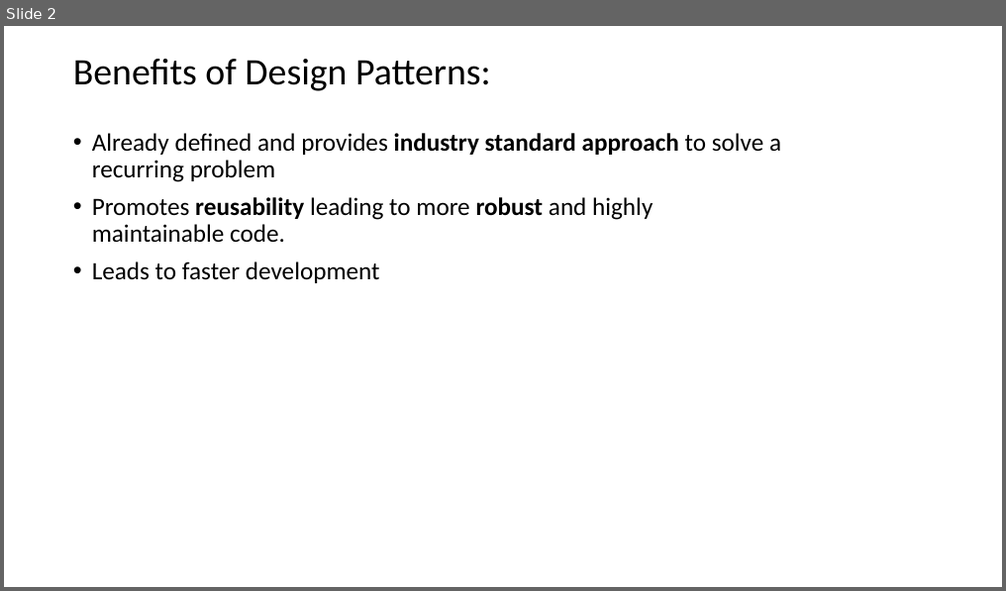
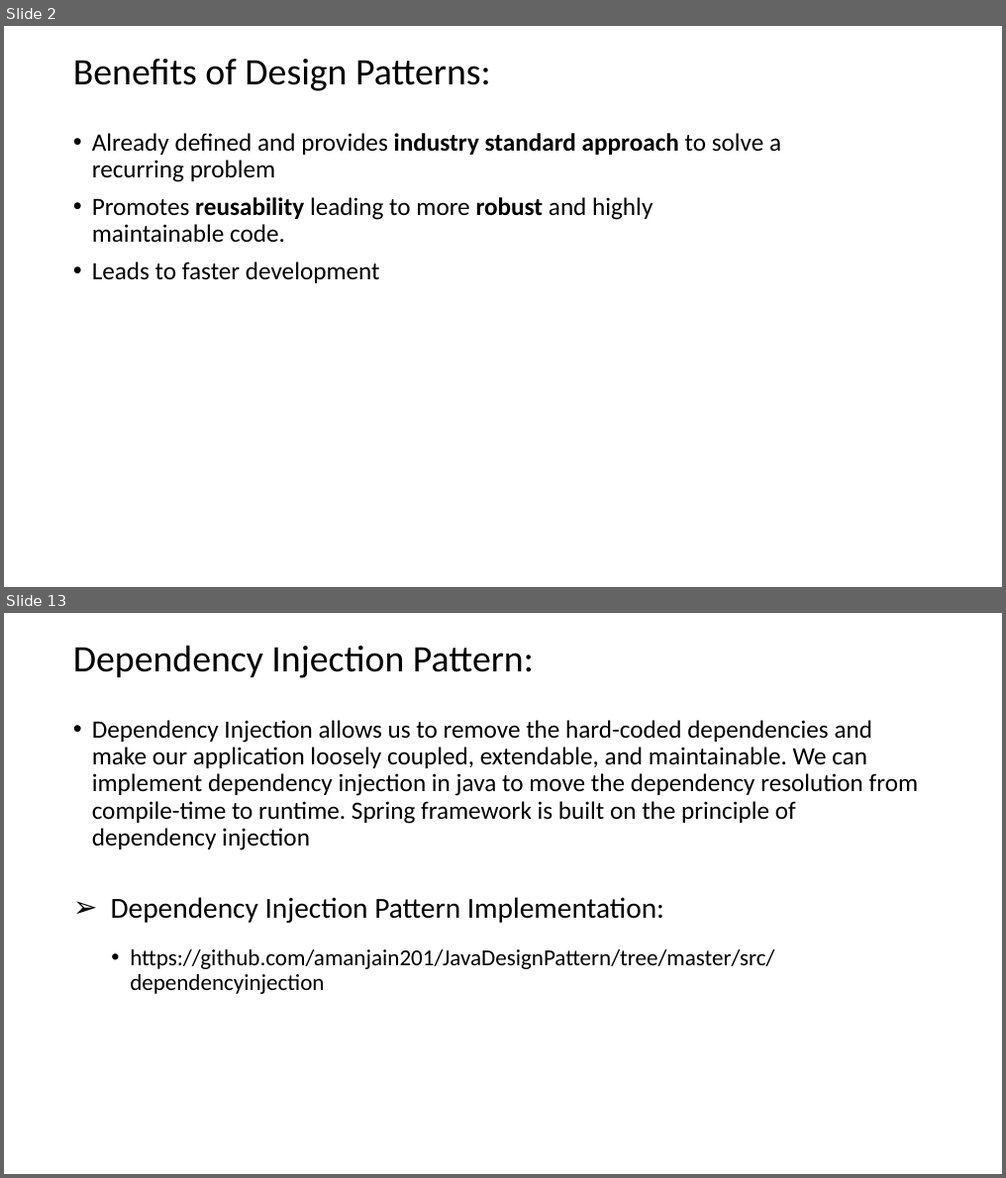
Before and after one commit to amanjain201/JavaDesignPattern, a slide deck: DesignPatterns.pptx. Shown one above the other, each under a label of ours: slide 2 before the commit, slides 2 and 13 after it; the slides between them are not shown. The pictures are 1006x591 and 1006x1178 pixels, drawn with LibreOffice and Linux fonts; fonts in the diff are those of the drawing. Boxes give left, top, right and bottom in pixels: in the first picture for what was removed or moved away, otherwise in the second. Text is boxed around its words. In the diff, an @@ line names an element or a change of style, - is before the commit and + after.

```diff
--- a/DesignPatterns.pptx
+++ b/DesignPatterns.pptx
@@ slide 13 added at (4, 613, 1002, 1174), background #FFFFFF @@
@@ title added at (73, 645, 534, 678), 36 pt, text #000000 @@
+Dependency Injection Pattern:
@@ text added at (92, 720, 918, 851), 24 pt, text #000000 @@
+• Dependency Injection allows us to remove the hard-coded dependencies and make our application loosely coupled, extendable, and maintainable. We can implement dependency injection in java to move the dependency resolution from compile-time to runtime. Spring framework is built on the principle of dependency injection
@@ text added at (111, 897, 664, 923), 28 pt, text #000000 @@
+➢ Dependency Injection Pattern Implementation:
@@ text added at (130, 950, 774, 994), 22 pt, text #000000 @@
+• https://github.com/amanjain201/JavaDesignPattern/tree/master/src/dependencyinjection
```
Also in this commit, not shown: 2 slides changed, 10 other slides added, 1 slide removed, 2 other files.
